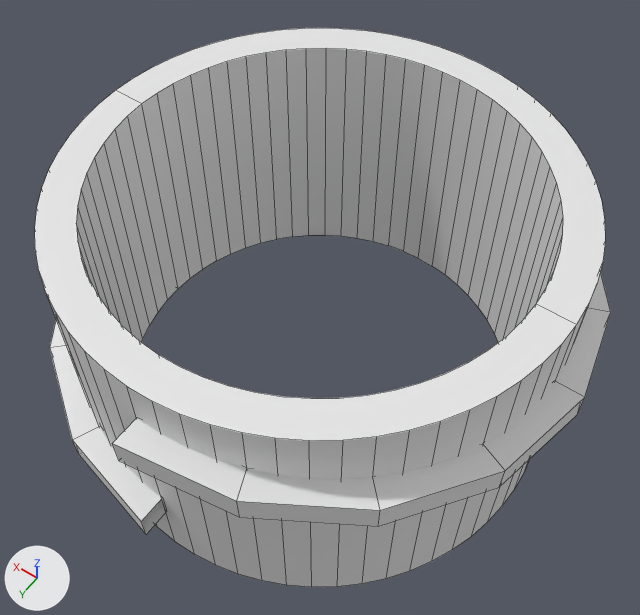
The Blender file sodastream_adapter/sodastream.blend, before and after one commit.
The view is the same before and after, from a 50 mm lens placed at (-23.1, 32.4, 49.4), pointed at (-0.4, 0.6, -0.6). The lights are fixed; the arrows at lower left show +X, +Y and +Z. Mesh edges are drawn as thin lines.

Objects in the first picture: 'Plane', 'od'.
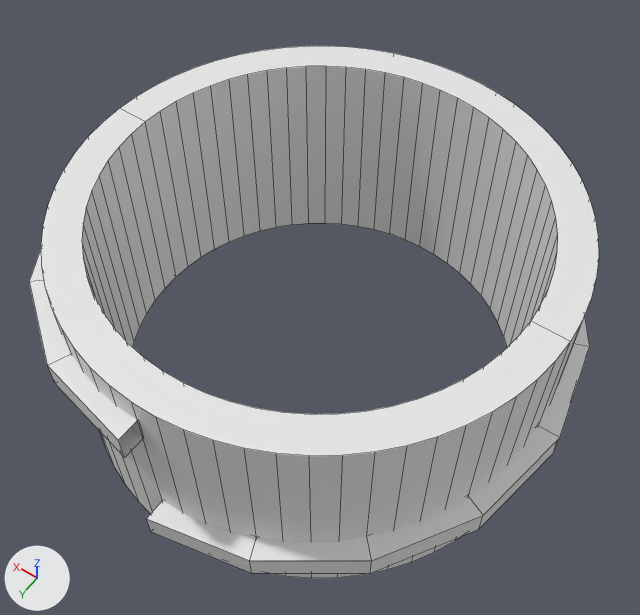
What differs and where, as boxes [x1, y1, x2, y2] in the pictures (640 x 615 px):
'od', rescaled
    before: [35, 28, 605, 587]
    after: [41, 46, 599, 578]
'Plane', reshaped, moved, modifiers changed
    before: [50, 272, 611, 534]
    after: [29, 250, 590, 573]

Patch to the scene script:
```diff
--- a/sodastream_adapter/sodastream.blend.py
+++ b/sodastream_adapter/sodastream.blend.py
@@ me_plane @@
 me_plane.from_pydata(...)  # 4 vertices, 1 face; spans x -1.0..1.0, y 17.43..19.43, z 0.0
 # used by ob_plane; location = (0.0, 0.0, -4.23); rotation_euler = (0.0, 1.571, 0.0), in degrees (0, 90, 0)
-me_plane.vertices[2].co = (-1.0, 19.43, 0.0)
-me_plane.vertices[3].co = (1.0, 19.43, 0.0)
+# me_plane part 1
+me_plane.vertices[2].co = (-1.0, 19.03, 0.0)
+me_plane.vertices[3].co = (1.0, 19.03, 0.0)
@@ ob_plane @@
 ob_plane = bpy.data.objects.new('Plane', me_plane)
-ob_plane.location = (0.0, 0.0, -4.23)
+ob_plane.location = (0.0, 0.0, 5.49)
 ob_plane.rotation_euler = (0.0, 1.571, 0.0)  # degrees (0, 90, 0)
@@ ob_plane @@
 _m = ob_plane.modifiers.new('Screw', 'SCREW')
 _m.axis = 'X'
-_m.screw_offset = -10.0
+_m.screw_offset = 10.0
 _m.merge_threshold = 0.0
@@ ob_od @@
 ob_od.location = (0.0, 0.0, 0.0)
-ob_od.scale = (17.5, 17.5, 10.0)
+ob_od.scale = (17.5, 17.5, 8.43)
 _m = ob_od.modifiers.new('Boolean', 'BOOLEAN')
```
